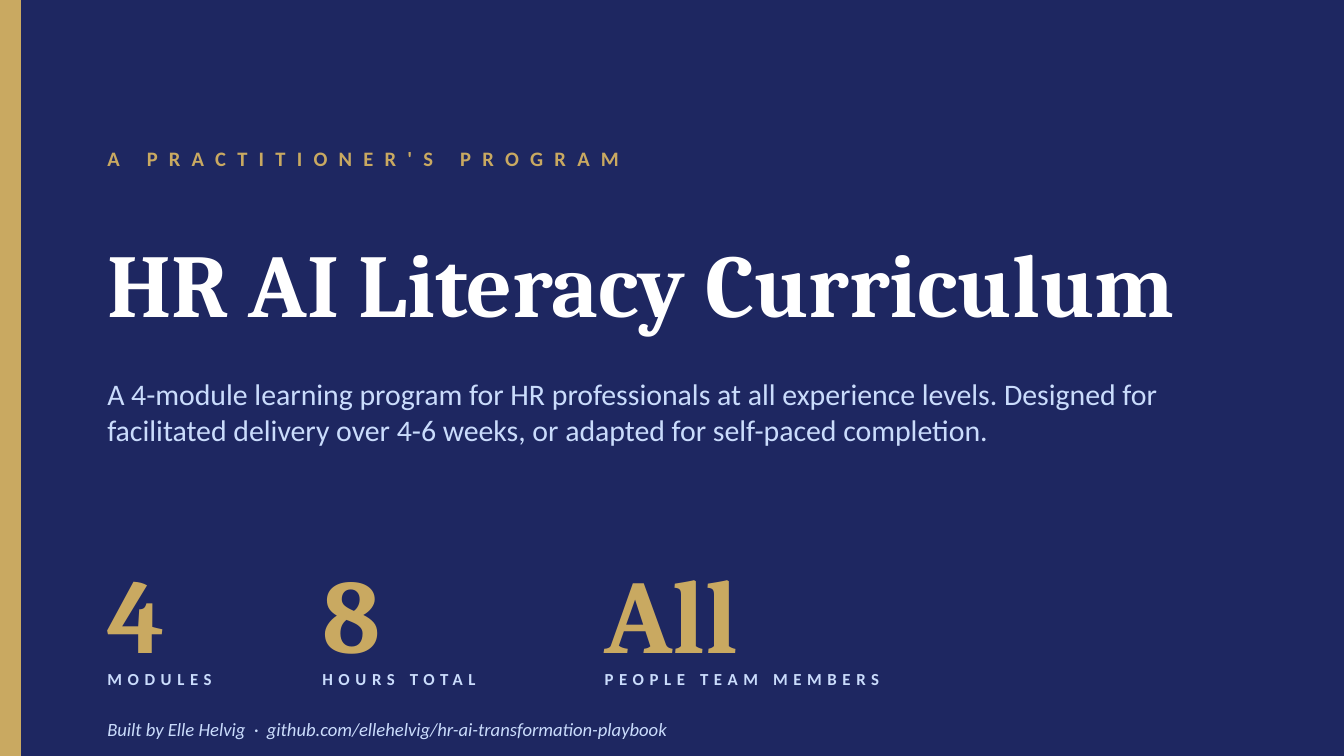
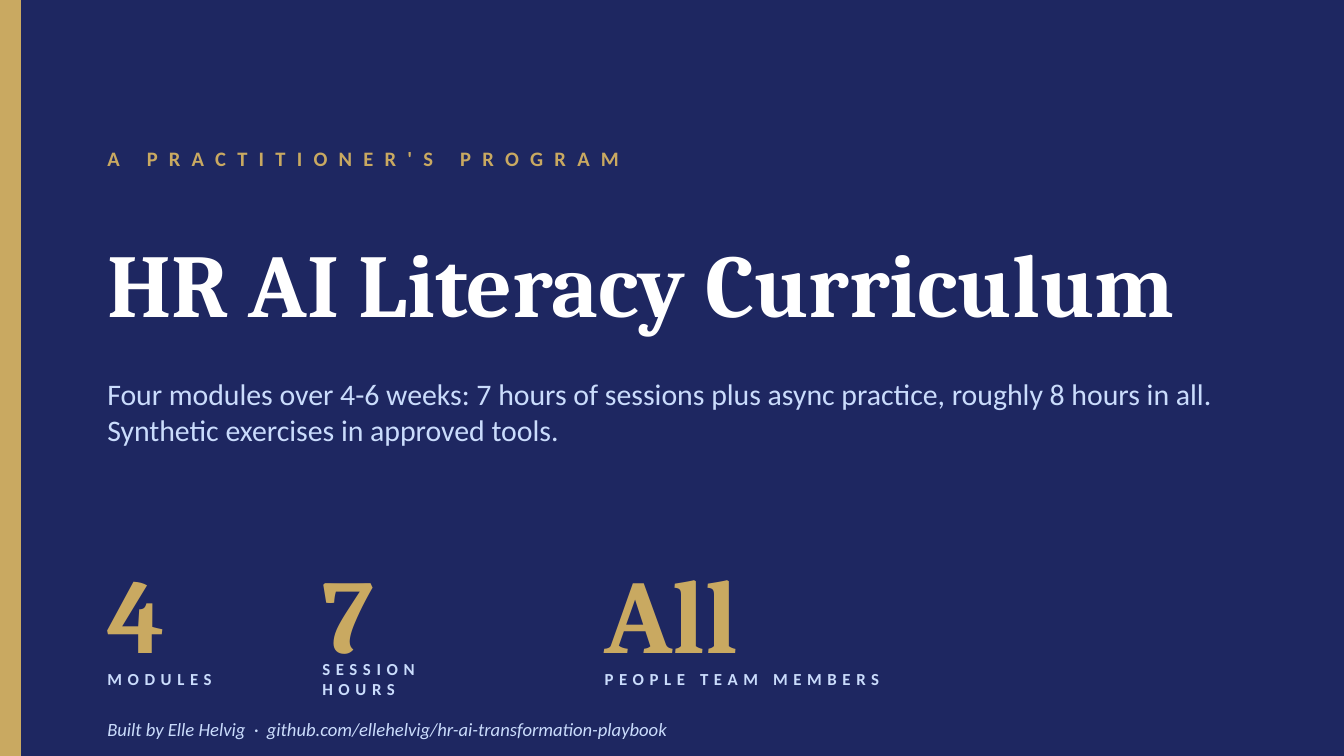
Before and after one commit to ellehelvig/hr-ai-transformation-playbook, a slide deck: slide 1 of 04-enablement/HR-AI-Literacy-Curriculum.pptx. Drawn at 1344x756 pixels with LibreOffice and Linux fonts; fonts in the diff are those of the drawing. Boxes give left, top, right and bottom in pixels: in the first picture for what was removed or moved away, otherwise in the second. Text is boxed around its words. In the diff, an @@ line names an element or a change of style, - is before the commit and + after.

```diff
--- a/04-enablement/HR-AI-Literacy-Curriculum.pptx
+++ b/04-enablement/HR-AI-Literacy-Curriculum.pptx
@@ text at (107,384,1211,446): text changed @@
-A 4-module learning program for HR professionals at all experience levels. Designed for facilitated delivery over 4-6 weeks, or adapted for self-paced completion.
+Four modules over 4-6 weeks: 7 hours of sessions plus async practice, roughly 8 hours in all. Synthetic exercises in approved tools.
@@ text at (322,583,374,675): text changed @@
-8
+7
@@ text at (322,664,414,695): text changed @@
-HOURS TOTAL
+SESSION HOURS
```
Also in this commit, not shown: 11 other slides changed, 9 other files.
